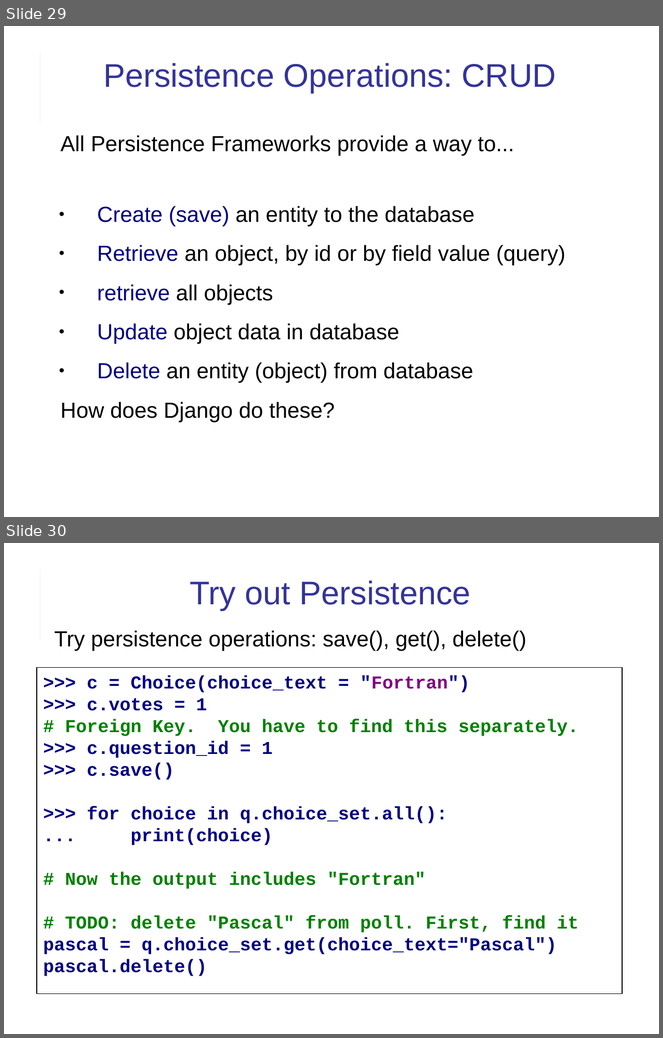
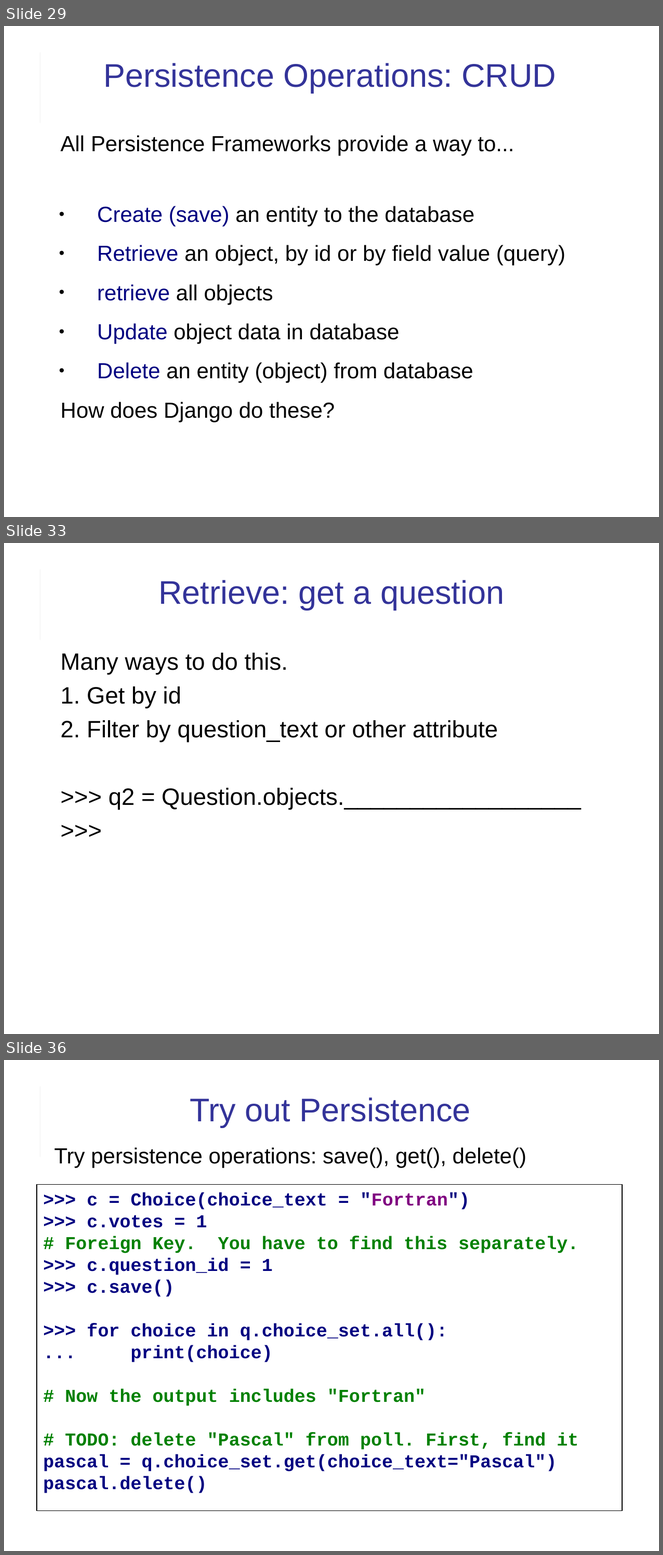
Before and after one commit to cpske/ISP, a slide deck: django/Django-review-1.pptx. Shown one above the other, each under a label of ours: slides 29 and 30 before the commit, slides 29, 33 and 36 after it; the slides between them are not shown. The pictures are 663x1038 and 663x1555 pixels, drawn with LibreOffice and Linux fonts; fonts in the diff are those of the drawing. Boxes give left, top, right and bottom in pixels: in the first picture for what was removed or moved away, otherwise in the second. Text is boxed around its words. In the diff, an @@ line names an element or a change of style, - is before the commit and + after.

```diff
--- a/django/Django-review-1.pptx
+++ b/django/Django-review-1.pptx
@@ slide 33 added at (4, 543, 659, 1034), background #FFFFFF; not listed: 2 template elements that a slide beside it also shows @@
@@ text added at (158, 580, 504, 610), 36 pt, text #333399 @@
+Retrieve: get a question
@@ text added at (61, 653, 581, 810), 26 pt, text #000000 @@
+Many ways to do this.
+1. Get by id
+2. Filter by question_text or other attribute
+>>> q2 = Question.objects.__________________
+>>>
@@ what was slide 30 is now slide 36 @@
```
Also in this commit, not shown: 1 slide changed, 5 other slides added, 3 other files.
